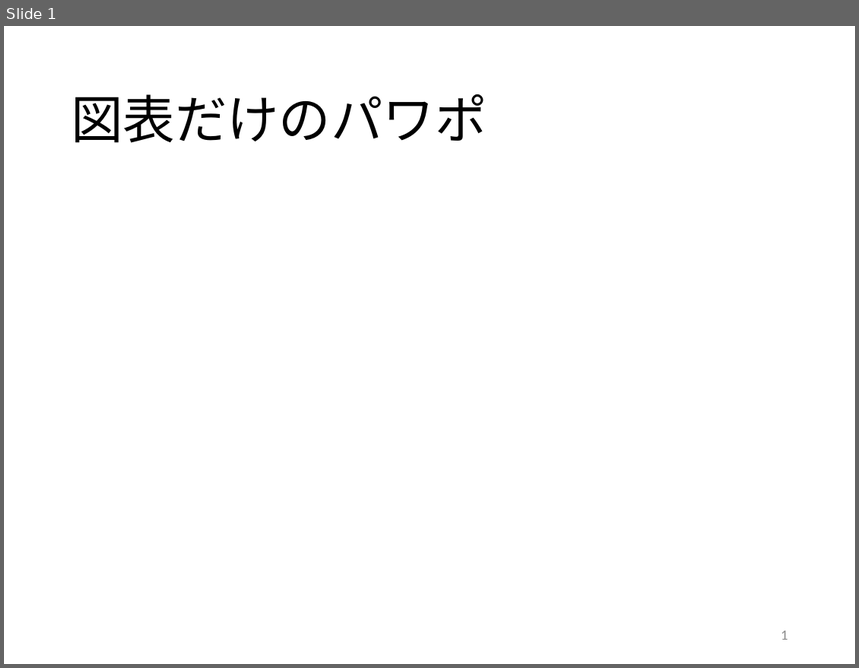
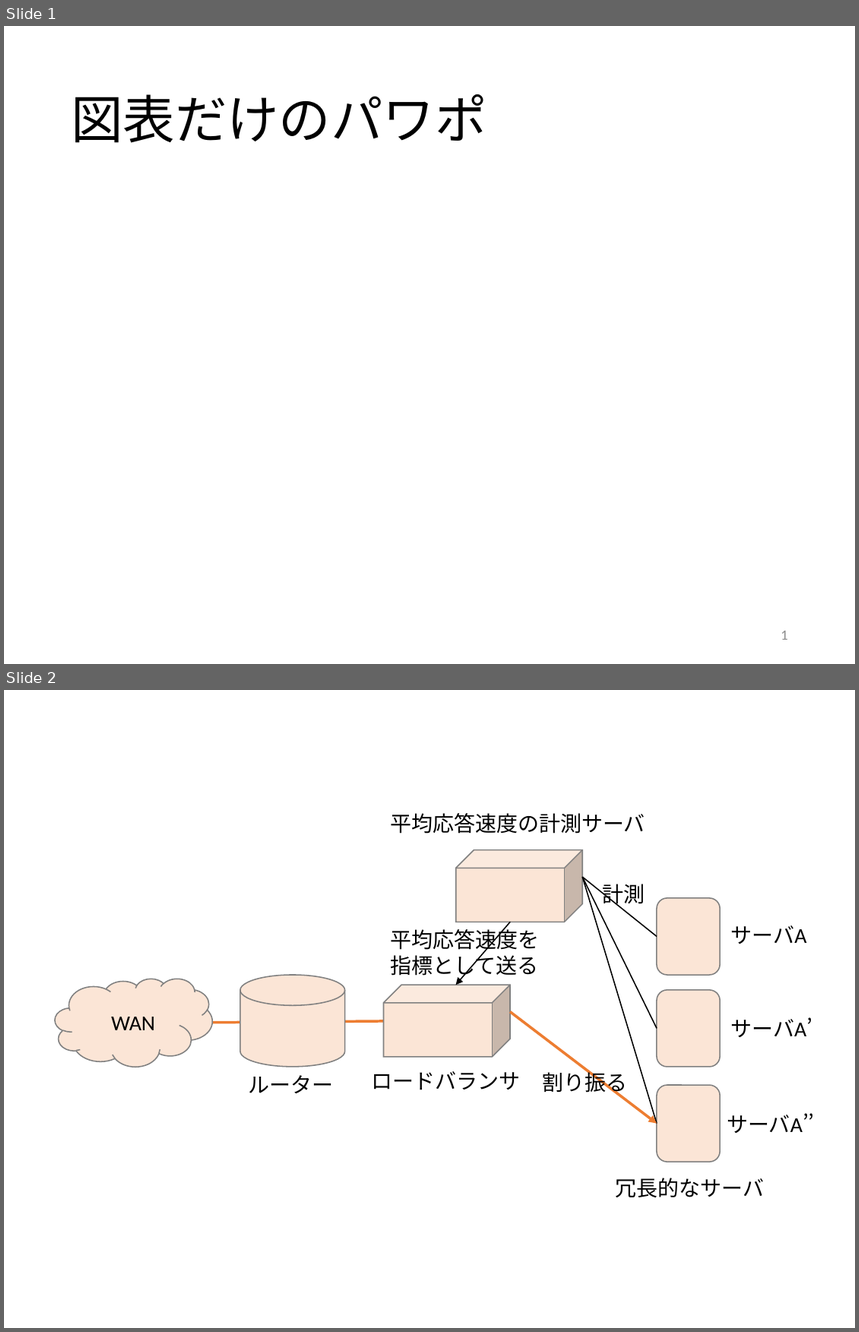
Before and after one commit to kait-takanolab/1821086_matsuo_thesis, a slide deck: 1821086_matsuo_Chart.pptx. Shown one above the other, each under a label of ours: slide 1 before the commit, slides 1 and 2 after it. The pictures are 859x668 and 859x1332 pixels, drawn with LibreOffice and Linux fonts; fonts in the diff are those of the drawing. Boxes give left, top, right and bottom in pixels: in the first picture for what was removed or moved away, otherwise in the second. Text is boxed around its words. In the diff, an @@ line names an element or a change of style, - is before the commit and + after.

```diff
--- a/1821086_matsuo_Chart.pptx
+++ b/1821086_matsuo_Chart.pptx
@@ slide 2 added at (4, 690, 855, 1328), background #FFFFFF @@
@@ group added at (55, 813, 815, 1198): 11 texts, 4 lines, 3 rounded rectangles, 2 cubes, 2 arrows, 1 cloud, 1 cylinder @@
+ロードバランサ
+ルーター
+WAN
+サーバA
+サーバA’
+サーバA’’
+平均応答速度の計測サーバ
+冗長的なサーバ
+計測
+平均応答速度を
+指標として送る
+割り振る
```
Also in this commit, not shown: 20 other files.
